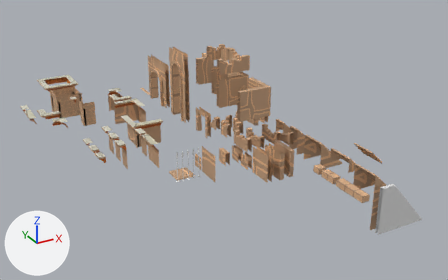
An edit to the FBX model Assets/Art/Environment/Modules/Models/ModularPacks/Walls.fbx, drawn before and after from the same camera.
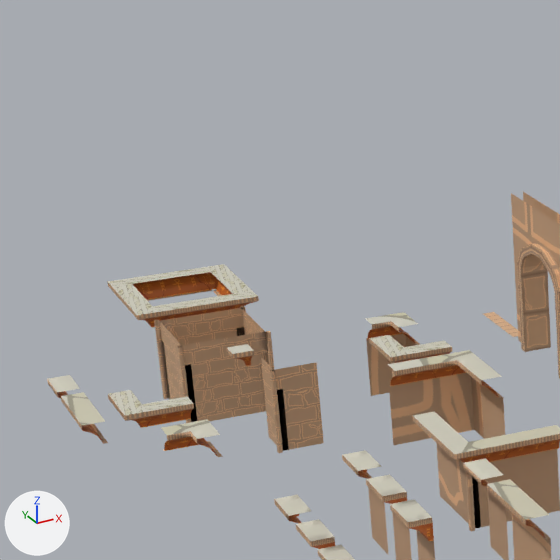
The first picture shows the older version from a camera (50 mm lens) standing at (-20.0, -20.7, 20.2) and looking at (0.8, 17.0, 1.3). The close-ups show the older and then the newer version on the part from 2% to 36% of the width and 1% to 56% of the height of that picture. Only the edits that show in the close-ups are written down. The axes (+X, +Y, +Z) are drawn at lower left. The lights are the same throughout.

In view in the first close-up: 'Door.002', 'OpenWall1x1.003', 'OpenWall1x1.005', 'OpenWall1x1.007', 'OpenWall2x2.008', 'OpenWall2x2.010', 'OpenWall2x2.011', 'OpenWall2x2.014', 'OpenWall2x2.016', 'OpenWall2x2.018', 'OpenWall2x2.021', 'OpenWall2x2.022' and 10 more.
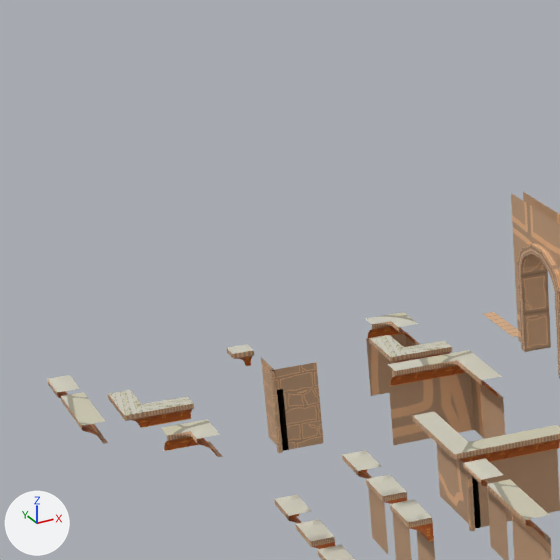
Changed parts and their boxes [x1, y1, x2, y2] in the close-ups (560 x 560 px):
'OpenWall2x2.021', deleted (brown)
    before: [154, 306, 274, 423]
'OpenWall2x2.022', deleted
    before: [107, 264, 259, 327]
    faces in mat_trimsheet (picture img_egypttrimsheet_basecolor_png_001): [108, 272, 259, 327]
    faces in mat_floor1 (picture img_bandages_basecolor_png): [107, 264, 257, 315]

The change in detail:
Object 'OpenWall2x2.021' (ob_openwall2x2_021) is deleted.
Object 'OpenWall2x2.022' (ob_openwall2x2_022) is deleted.
